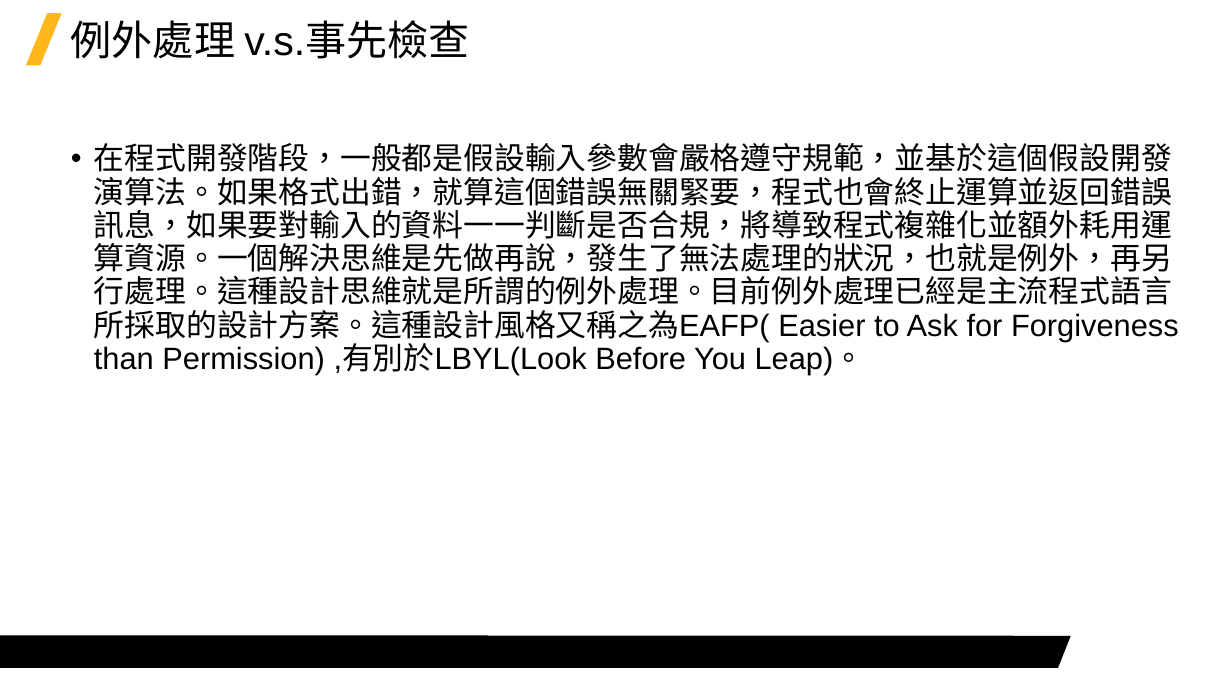
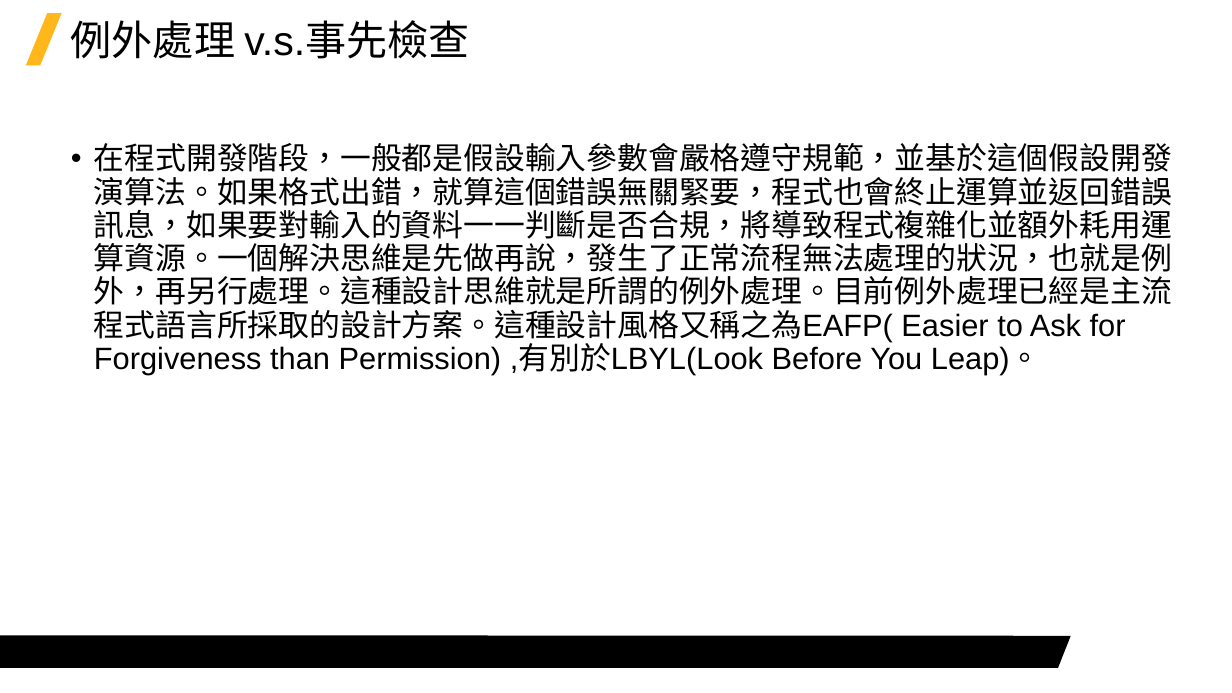
Before and after one commit to Jerrick-cheng/AEDT-Automation-Camp, a slide deck: slide 7 of 上課教材/Week4.pptx (slide 6 before the commit). Drawn at 1232x693 pixels with LibreOffice and Linux fonts; fonts in the diff are those of the drawing; background and template pictures are left out. Boxes give left, top, right and bottom in pixels: in the first picture for what was removed or moved away, otherwise in the second. Text is boxed around its words. In the diff, an @@ line names an element or a change of style, - is before the commit and + after.

```diff
--- a/上課教材/Week4.pptx
+++ b/上課教材/Week4.pptx
@@ text at (x1=94, y1=143, x2=1172, y2=374): text changed @@
-• 在程式開發階段，一般都是假設輸入參數會嚴格遵守規範，並基於這個假設開發演算法。如果格式出錯，就算這個錯誤無關緊要，程式也會終止運算並返回錯誤訊息，如果要對輸入的資料一一判斷是否合規，將導致程式複雜化並額外耗用運算資源。一個解決思維是先做再說，發生了無法處理的狀況，也就是例外，再另行處理。這種設計思維就是所謂的例外處理。目前例外處理已經是主流程式語言所採取的設計方案。這種設計風格又稱之為EAFP( Easier to Ask for Forgiveness than Permission) ,有別於LBYL(Look Before You Leap)。
+• 在程式開發階段，一般都是假設輸入參數會嚴格遵守規範，並基於這個假設開發演算法。如果格式出錯，就算這個錯誤無關緊要，程式也會終止運算並返回錯誤訊息，如果要對輸入的資料一一判斷是否合規，將導致程式複雜化並額外耗用運算資源。一個解決思維是先做再說，發生了正常流程無法處理的狀況，也就是例外，再另行處理。這種設計思維就是所謂的例外處理。目前例外處理已經是主流程式語言所採取的設計方案。這種設計風格又稱之為EAFP( Easier to Ask for Forgiveness than Permission) ,有別於LBYL(Look Before You Leap)。
```
Also in this commit, not shown: 4 other slides changed, 2 slides added, 5 other files.
